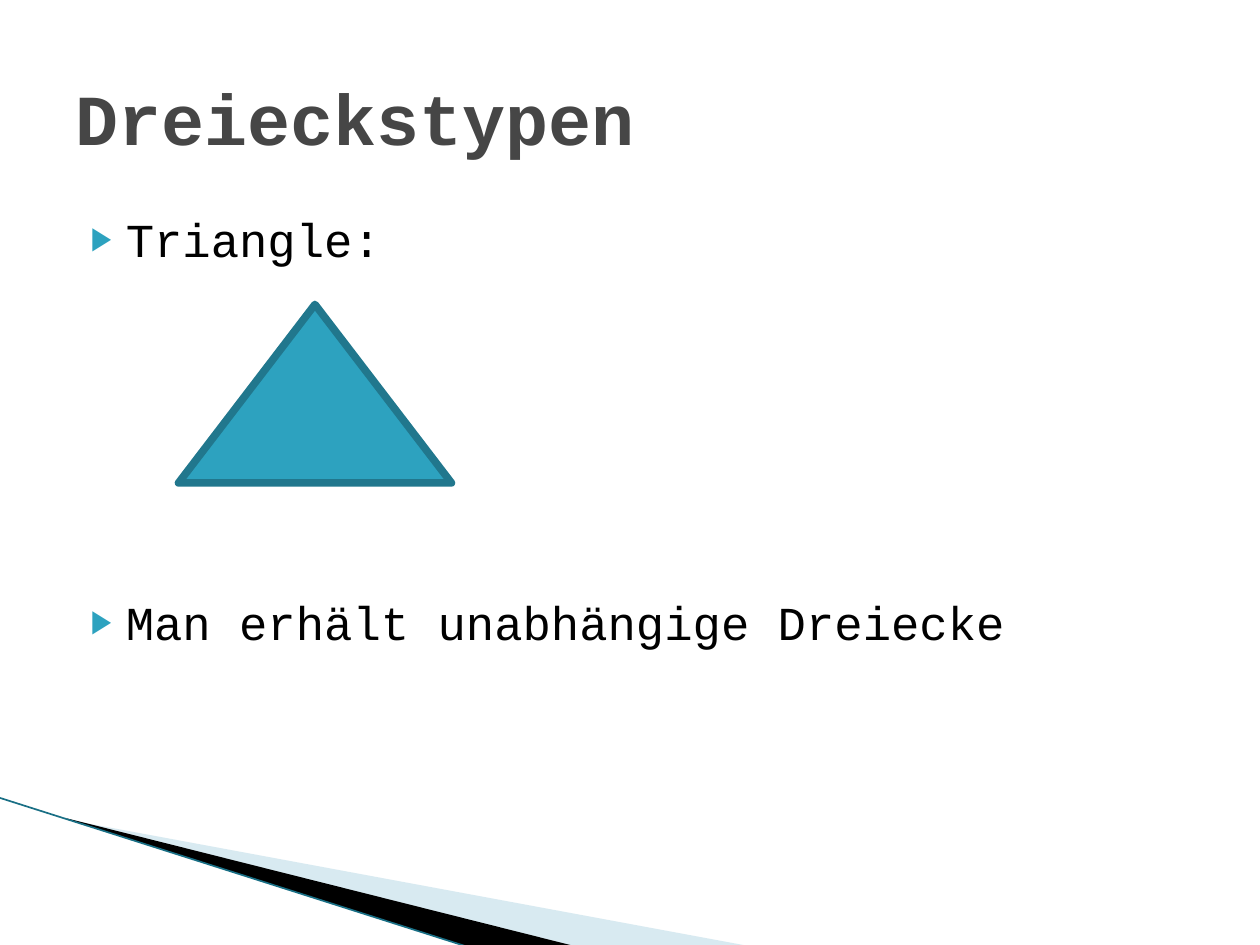
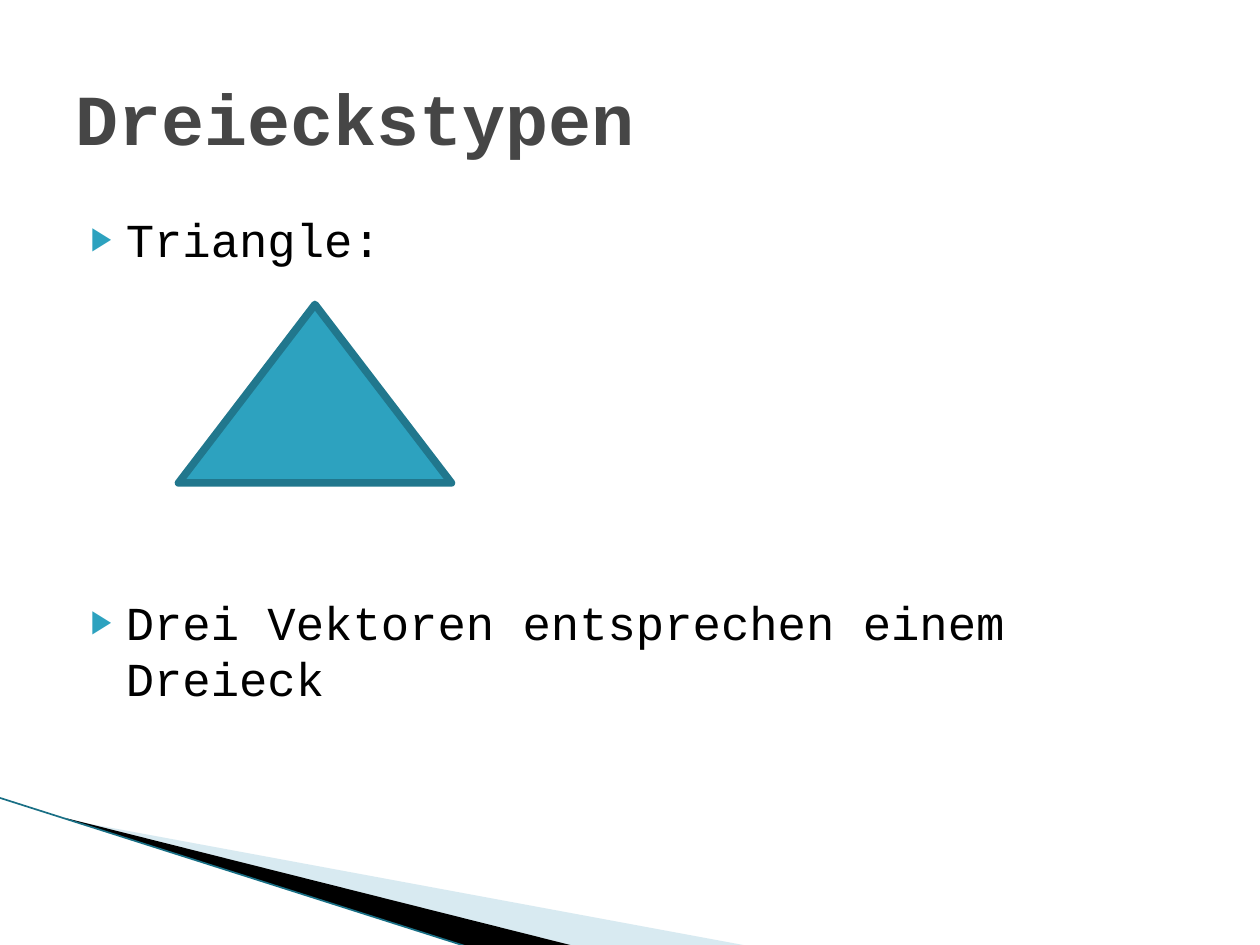
Before and after one commit to hft-swp/stuff, a slide deck: slide 34 of doku/präsentation nicht komplett/vCity-Präsentation.pptx (slide 33 before the commit). Drawn at 1260x945 pixels with LibreOffice and Linux fonts; fonts in the diff are those of the drawing; background and template pictures are left out. Boxes give left, top, right and bottom in pixels: in the first picture for what was removed or moved away, otherwise in the second. Text is boxed around its words. In the diff, an @@ line names an element or a change of style, - is before the commit and + after.

```diff
--- a/doku/präsentation nicht komplett/vCity-Präsentation.pptx
+++ b/doku/präsentation nicht komplett/vCity-Präsentation.pptx
@@ text at (126, 606, 1005, 697): text changed @@
-▶ Man erhält unabhängige Dreiecke
+▶ Drei Vektoren entsprechen einem Dreieck
```
Also in this commit, not shown: 4 other slides changed, 1 slide added.
